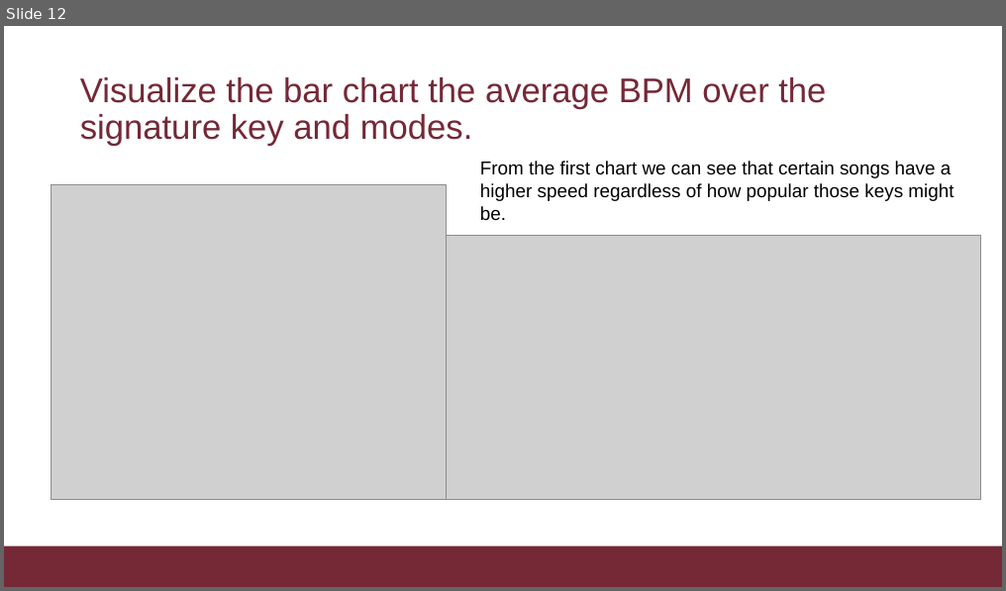
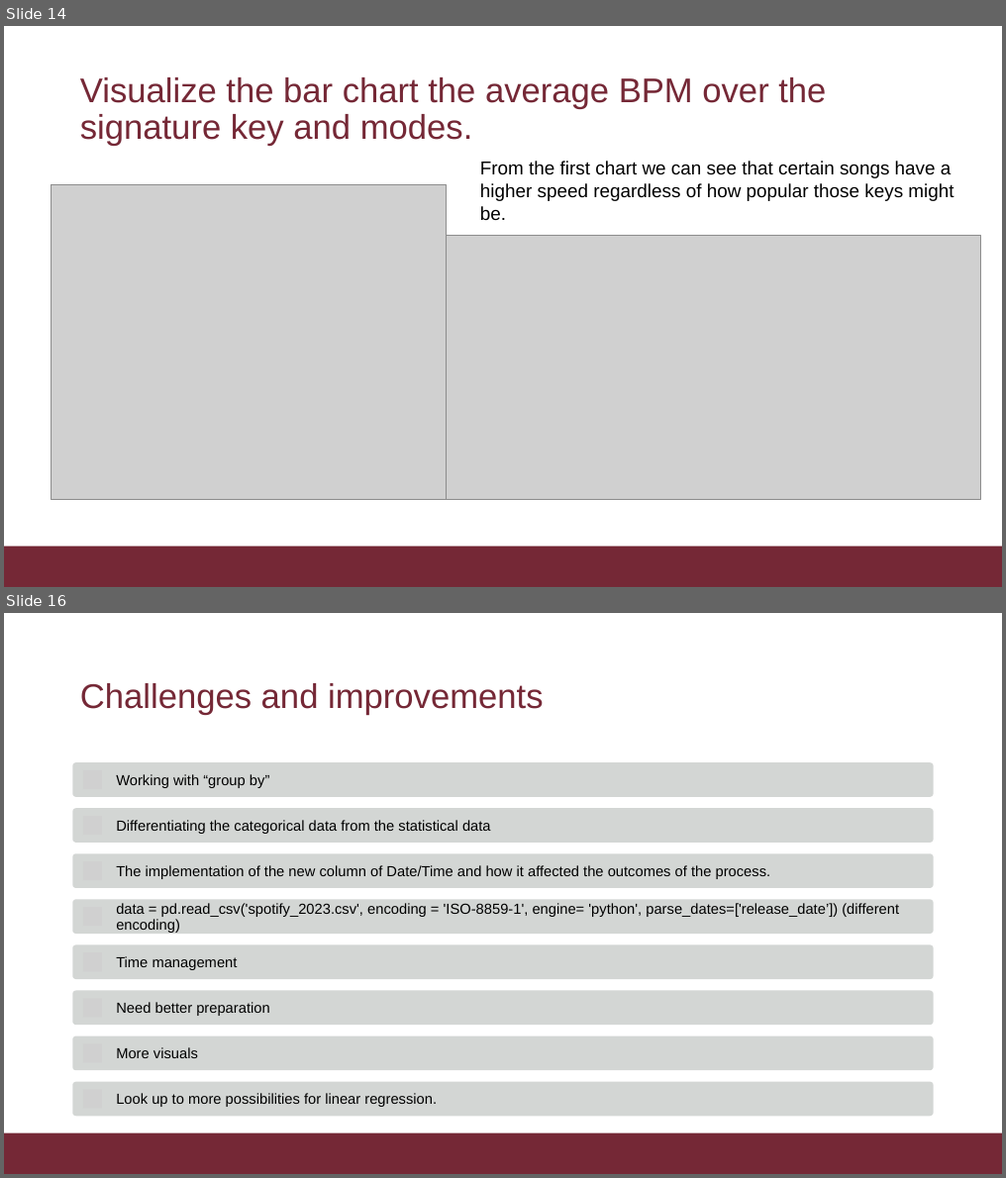
Before and after one commit to ToshiroHJJZ/DS_Final_Project, a slide deck: Spotify Dataset Analisys.pptx. Shown one above the other, each under a label of ours: slide 12 before the commit, slides 14 and 16 after it; the slides between them are not shown. The pictures are 1006x591 and 1006x1178 pixels, drawn with LibreOffice and Linux fonts; fonts in the diff are those of the drawing; grey boxes stand for pictures; background and template pictures are left out. Boxes give left, top, right and bottom in pixels: in the first picture for what was removed or moved away, otherwise in the second. Text is boxed around its words. In the diff, an @@ line names an element or a change of style, - is before the commit and + after.

```diff
--- a/Spotify Dataset Analisys.pptx
+++ b/Spotify Dataset Analisys.pptx
@@ slide 16 added at box(4, 613, 1002, 1174), background #FFFFFF; not listed: 1 template element that a slide beside it also shows @@
@@ title added at box(80, 683, 543, 715), 33 pt, text #752836 @@
+Challenges and improvements
@@ group added at box(73, 762, 934, 1116): 8 rounded rectangles, 8 pictures, 8 texts @@
+Working with “group by”
+Differentiating the categorical data from the statistical data
+The implementation of the new column of Date/Time and how it affected the outcomes of the process.
+data = pd.read_csv('spotify_2023.csv', encoding = 'ISO-8859-1', engine= 'python', parse_dates=['release_date’]) (different encoding)
+Time management
+Need better preparation
+More visuals
+Look up to more possibilities for linear regression.
@@ what was slide 12 is now slide 14 @@
```
Also in this commit, not shown: 3 slides changed, 3 other slides added.
